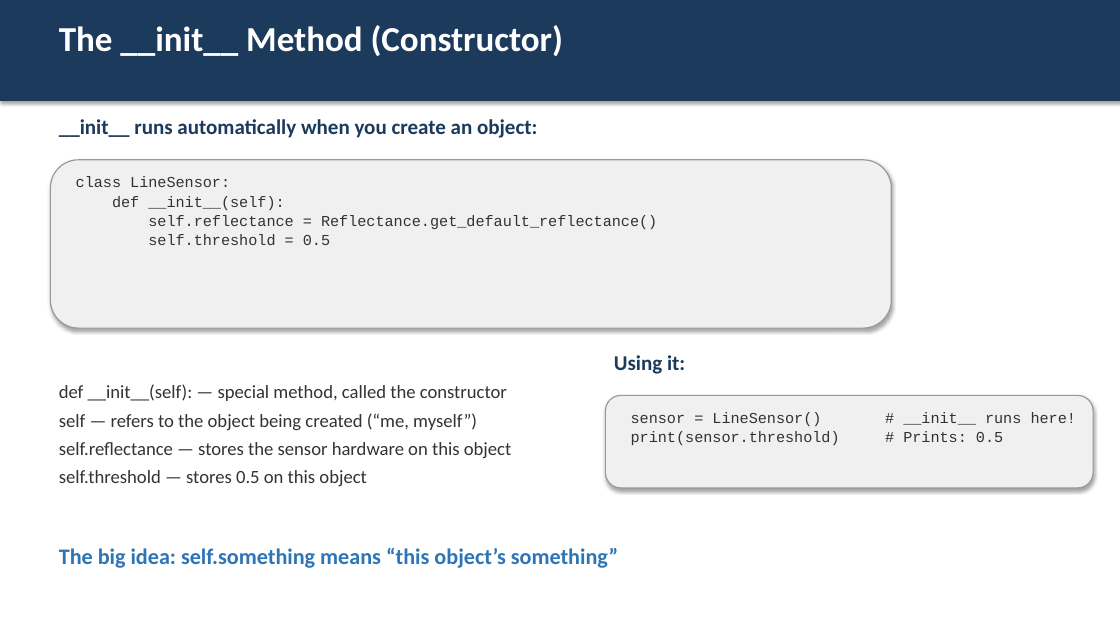
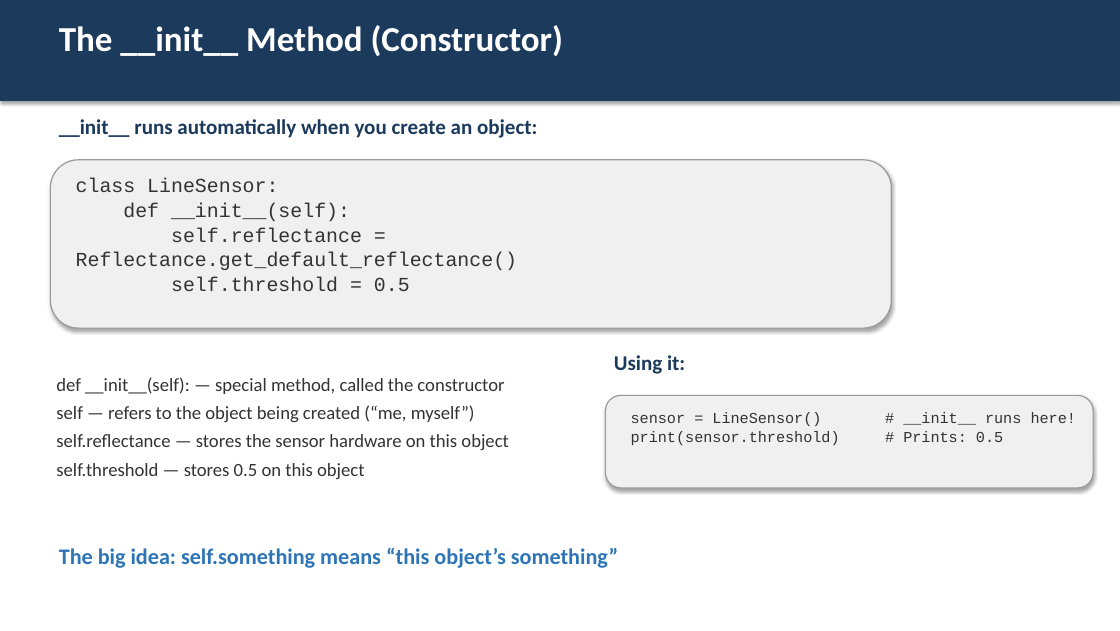
Before and after one commit to bradamiller/IntoToPython, a slide deck: slide 6 of module-02-line-tracking/slides/08-introduction-to-classes.pptx. Drawn at 1120x631 pixels with LibreOffice and Linux fonts; fonts in the diff are those of the drawing. Boxes give left, top, right and bottom in pixels: in the first picture for what was removed or moved away, otherwise in the second. Text is boxed around its words. In the diff, an @@ line names an element or a change of style, - is before the commit and + after.

Commit message:
updated the line tracking ppts

```diff
--- a/module-02-line-tracking/slides/08-introduction-to-classes.pptx
+++ b/module-02-line-tracking/slides/08-introduction-to-classes.pptx
@@ text "class LineSensor:" at [76, 178, 517, 291]: size 13 to 17 pt @@
@@ text "def __init__(self): — special method, ...": place and size @@
-text "def __init__(self): — special method, ..." at [59, 384, 511, 486]
+text "def __init__(self): — special method, ..." at [56, 377, 508, 479]
```
Also in this commit, not shown: 11 other slides changed, 5 other files.
